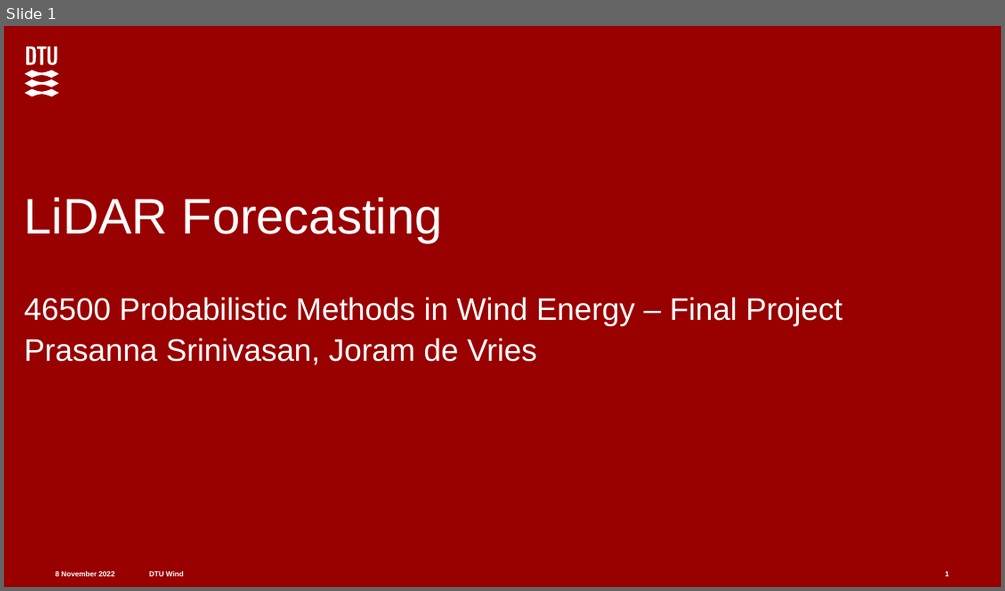
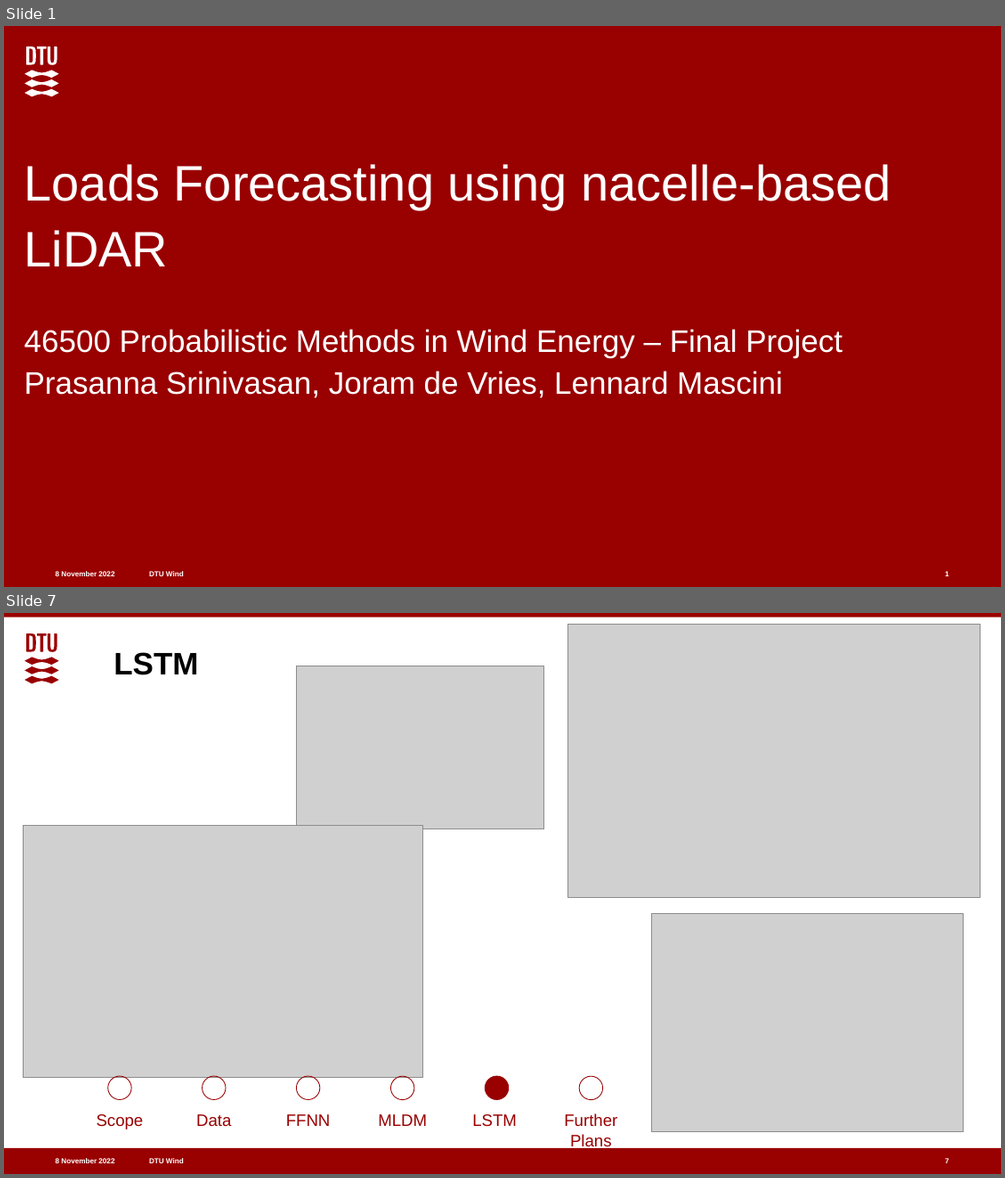
Before and after one commit to joramdevries/ProbabilisticMethods, a slide deck: Final_Project/FeedbackPresentation.pptx. Shown one above the other, each under a label of ours: slide 1 before the commit, slides 1 and 7 after it; the slides between them are not shown. The pictures are 1005x591 and 1005x1178 pixels, drawn with LibreOffice and Linux fonts; fonts in the diff are those of the drawing; grey boxes stand for pictures. Boxes give left, top, right and bottom in pixels: in the first picture for what was removed or moved away, otherwise in the second. Text is boxed around its words. In the diff, an @@ line names an element or a change of style, - is before the commit and + after.

```diff
--- a/Final_Project/FeedbackPresentation.pptx
+++ b/Final_Project/FeedbackPresentation.pptx
@@ slide 7 added at <box>4,613,1001,1174</box>, background #FFFFFF; not listed: 4 template elements that a slide beside it also shows @@
@@ freeform shape added at <box>25,634,59,684</box>, fill #990000 @@
@@ picture added at <box>568,625,979,897</box> @@
@@ title added at <box>113,652,198,675</box>, 30 pt, text #000000, bold @@
+LSTM
@@ picture added at <box>297,666,544,829</box> @@
@@ picture added at <box>23,826,423,1078</box> @@
@@ picture added at <box>652,913,963,1131</box> @@
@@ ellipse added at <box>108,1076,131,1099</box>, outline #990000 0.75 pt @@
@@ ellipse added at <box>202,1076,226,1099</box>, outline #990000 0.75 pt @@
@@ ellipse added at <box>297,1076,320,1099</box>, outline #990000 0.75 pt @@
@@ ellipse added at <box>390,1076,413,1099</box>, outline #990000 0.75 pt @@
@@ ellipse added at <box>485,1076,508,1099</box>, fill #990000, outline #990000 0.75 pt @@
@@ ellipse added at <box>579,1076,602,1099</box>, outline #990000 0.75 pt @@
@@ text added at <box>97,1114,144,1129</box>, 16 pt, text #990000 @@
+Scope
@@ text added at <box>196,1114,231,1126</box>, 16 pt, text #990000 @@
+Data
@@ text added at <box>286,1114,331,1126</box>, 16 pt, text #990000 @@
+FFNN
@@ text added at <box>378,1114,427,1126</box>, 16 pt, text #990000 @@
+MLDM
@@ text added at <box>472,1114,517,1126</box>, 16 pt, text #990000 @@
+LSTM
@@ text added at <box>564,1113,617,1150</box>, 16 pt, text #990000 @@
+Further Plans
@@ page number added at <box>945,1158,949,1163</box>, 7 pt, text #FFFFFF, bold @@
+7
@@ slide 1 changed as well @@
@@ subtitle at <box>24,164,891,266</box>: text changed @@
-LiDAR Forecasting
+Loads Forecasting using nacelle-based LiDAR
@@ subtitle at <box>24,370,783,398</box>: text changed @@
-Prasanna Srinivasan, Joram de Vries
+Prasanna Srinivasan, Joram de Vries, Lennard Mascini
```
Also in this commit, not shown: 6 other slides changed, 1 slide removed, 3 other files.
